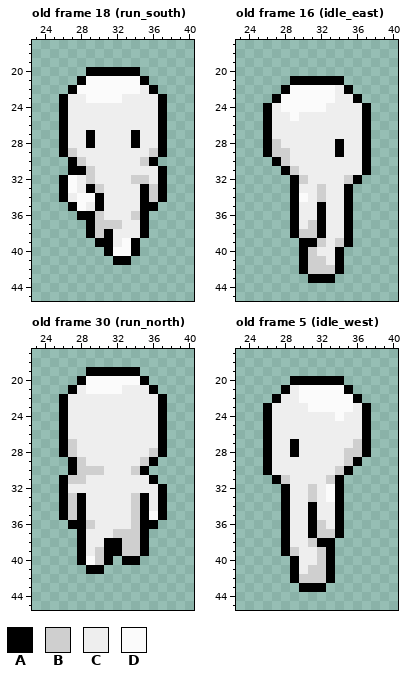
Edited in one commit: pixel-art file (WoW.Client/Content/Data/Characters/human_spritesheet.ase). The picture above is the old version.
64x64 pixels, 30 frames. Shown: old frame 18 (run_south): x 23..40, y 17..45; old frame 16 (idle_east): x 23..40, y 17..45; old frame 30 (run_north): x 23..40, y 17..45; old frame 5 (idle_west): x 23..40, y 17..45. The commit also changed other frames, which this record leaves out.
Palette (. is transparent): A #000000  B #cfcfcf  C #eeeeee  D #fbfbfb
Pixels before, old frame 18 (run_south), first column x 26:
20 ...AAAAAA...
21 ..ADDDDDDA..
22 .ADDDDDDDCA.
23 ACCDDDDCCCCA
24 ACCCCCCCCCCA
25 ACCCCCCCCCCA
26 ACCCCCCCCCCA
27 ACCACCCCACCA
28 ACCACCCCACCA
29 ABCCCCCCCCBA
30 .ABCCCCCCBA.
31 .AABCCCCCCCA
32 ADCBCCCCBBCA
33 ADCABCCCCABA
34 ACDDACCCCABA
35 .ADCACCCCAA.
36 ..AABCCCBA..
37 ...ABBBCCA..
38 ...ABACCCA..
39 ....AACDA...
40 .....ADDA...
41 ......AA....
Pixels before, old frame 16 (idle_east), first column x 26:
21 ...AAAAAA...
22 ..ADDDDDCA..
23 .ADDDDDDCCA.
24 ACDDDDDCCCCA
25 ACCDCCCCCCCA
26 ACCCCCCCCCCA
27 ACCCCCCCCCCA
28 ABCCCCCCACCA
29 ABBCCCCCACCA
30 .ABCCCCCCCCA
31 ..ABCCCCCCCA
32 ...ABCCCCBA.
33 ...ACCBCCA..
34 ...ADCBCCA..
35 ...ACCACCA..
36 ...ACCACCA..
37 ...ACBACCA..
38 ...ABBACCA..
39 ....AABCBA..
40 ....ABCCA...
41 ....ABBCA...
42 ....ABBBA...
43 .....AAA....
Pixels before, old frame 30 (run_north), first column x 26:
19 ...AAAAAA...
20 ..ADDDDDDA..
21 .ACDDDDCCCA.
22 ACCCCCCCCCCA
23 ACCCCCCCCCCA
24 ACCCCCCCCCCA
25 ACCCCCCCCCCA
26 ACCCCCCCCCCA
27 ABCCCCCCCCCA
28 ABCCCCCCCCBA
29 .ABCCCCCCBA.
30 .ABBBCCCBA..
31 ABBCCCCCCCA.
32 ACCCCCCCCCCA
33 ABACCCCCBACA
34 ABACCCCCBACA
35 ABACCCCCBADA
36 .AABCCCCBAA.
37 ..ACCCBBBA..
38 ..ACCAABBA..
39 ..ACBAABBA..
40 ..ADBA.AA...
41 ...AA.......
Pixels before, old frame 5 (idle_west), first column x 26:
20 ...AAAAAA...
21 ..ACDDDDDA..
22 .ACCDDDDDDA.
23 ACCCCDDDDDCA
24 ACCCCCCCDCCA
25 ACCCCCCCCCCA
26 ACCCCCCCCCCA
27 ACCACCCCCCBA
28 ACCACCCCCBBA
29 ACCCCCCCCBA.
30 ACCCCCCCBA..
31 .ABCCCCBA...
32 ..ACCBCDA...
33 ..ACCBCDA...
34 ..ACCACCA...
35 ..ACCACCA...
36 ..ACCABCA...
37 ..ACCABBA...
38 ..ACCBAA....
39 ..ABCCBA....
40 ...ACCBA....
41 ...ACBBA....
42 ...ABBBA....
43 ....AAA.....
And afterwards:
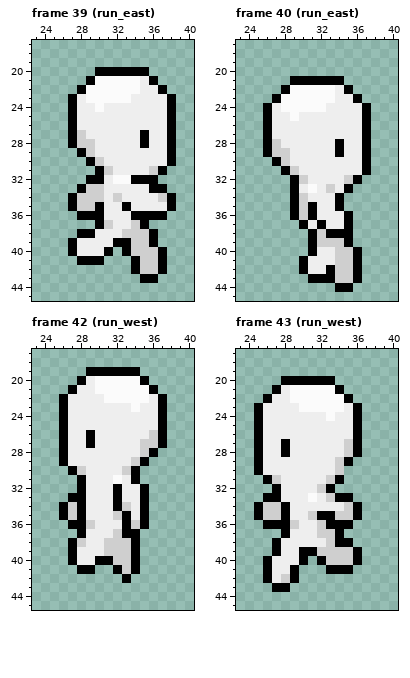
A new or re-ordered frame is compared with the old frame closest to it.
Commit message: Added the rest of the local client animations
Diff:
frames 30 -> 48
Changed rows in their new state; - is an unchanged pixel.
Frame 39 (run_east) is new; against old frame 18 (run_south):
first column x 26:
20 ---.-----A---
21 --.A-----CA--
22 -.A-------CA-
23 .A-----D---CA
24 .A--D------CA
25 .A---------CA
26 .A---------CA
27 .ABC----CA-CA
28 .ABB----CA-CA
29 ..AB------CCA
30 -..AB----CCCA
31 -...AB----B--
32 ...AA-DDAAA.-
33 ..AB-----CA--
34 .ABBB-B--CCBA
35 --BB---A-CCCA
36 ----A---A-AA-
37 ---.A-C-B----
38 --A-CC-BBBA--
39 -ACCCCAABBA--
40 -ACCC-.ABBBA-
41 --AAA-..ABBA-
42 --------ABBA-
43 ---------AA--
Frame 40 (run_east) is new; against old frame 16 (idle_east):
first column x 29:
33 --DCB---
34 -B-C-A.-
35 -BAC-A.-
36 -BAC----
37 .AC-----
38 ..ABAA--
39 -.--B---
40 -.A--BBA
41 --CC-BBA
42 --CCABBA
43 -----BBA
44 -----AA-
Frame 42 (run_west) is new; against old frame 30 (run_north):
first column x 26:
20 ---C--------
21 ---C---DDD--
22 -----DDDDD--
23 --------D---
26 ---A------B-
27 -C-A-----BB-
28 -C-------BA.
29 ACC-----BA.-
30 ---CC--BA.--
31 ..A---D-A..-
32 ..A---A--A..
33 .A----A-C-..
34 ------ABC-..
35 ------BAC-..
36 -------A--.-
37 -------AA.--
38 -AB--BB-A.--
39 -AC-CBB-A.--
40 -ACCA-BB----
41 --A-.-ABA---
42 -------A----
Frame 43 (run_west) is new; against old frame 5 (idle_west):
first column x 25:
20 ---A-----.---
21 --ACD----A.--
22 -AC-D-----A.-
23 AC---D----CA.
24 AC------DC-A.
25 AC---------A.
26 AC---------A.
27 AC-AC-----BA.
28 AC-AC------A.
29 AC-------BA.-
30 AC--------.--
31 -ABC---------
32 --AC--CBA.---
33 -AAC--D-B-A--
34 ABB---C--CBA-
35 ABB---BAABBA-
36 -AA-B-C-A-A--
37 ------C------
38 --AC--CCBAA--
39 --ACCAA-BBBA-
40 -ACCCA.ABBBA-
41 -ACC-...-AA--
42 -ACB-....----
43 --AA-...-----
